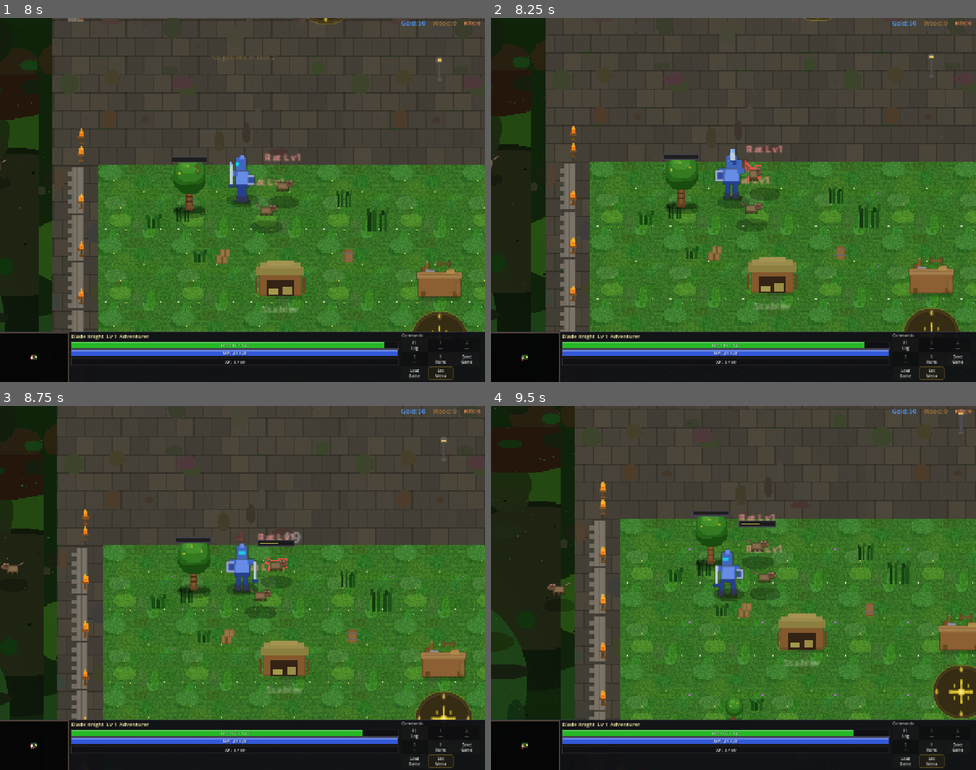
Above: before the commit, frames 1-4 (two rows, left to right).
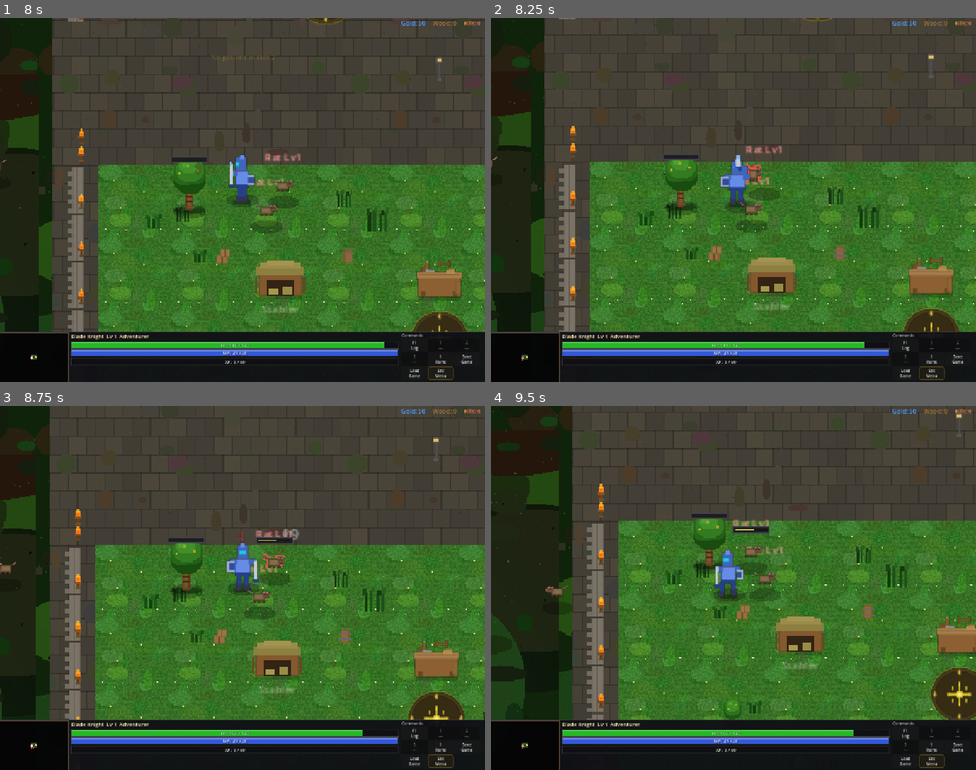
Above: after the commit, the same moments.

Repository: slxny/legends-open-rpg
Game: Godot game, scene res://scenes/main.tscn
The game is run twice, just before and just after one commit, with the same random seed, the same clock (stepped at 60 frames per second) and the same inputs.
Inputs (mouse positions are in pixels of both pictures, inside the frame that each line leads up to):
- Up to frame 1 (8 s): tap Enter at 0.5 s; move the mouse to (349, 181) at 0.52 s; hold D (move_right) 0.53-1.25 s; hold Space (attack) 0.53-1.25 s; click (349, 181) at 0.67 s; drag from (145, 218) to (218, 272) at 1.27 s; move the mouse to (33, 356) at 2.02 s; hold D (move_right) 2.03-2.75 s; hold Space (attack) 2.03-2.75 s; tap E (ability_2) at 2.1 s; click (33, 356) at 2.17 s; drag from (218, 272) to (451, 94) at 2.77 s; move the mouse to (388, 254) at 3.52 s; hold A (move_left) 3.53-4.25 s; hold Space (attack) 3.53-4.25 s; tap F (interact) at 3.6 s; click (388, 254) at 3.67 s; drag from (97, 145) to (431, 360) at 4.27 s; move the mouse to (266, 200) at 5.02 s; hold S (move_down) 5.03-5.75 s; hold Space (attack) 5.03-5.75 s; tap 2 at 5.1 s; click (266, 200) at 5.17 s; drag from (4, 254) to (242, 221) at 5.77 s; drag from (48, 178) to (291, 119) at 6.52 s; drag from (140, 367) to (363, 338) at 7.27 s
- Up to frame 2 (8.25 s): move the mouse to (772, 200) at 8.02 s; hold S (move_down) from 8.03 s (still down); hold Space (attack) from 8.03 s (still down); tap E (ability_2) at 8.1 s; click (772, 200) at 8.17 s
- Up to frame 3 (8.75 s): keep holding S (move_down); keep holding Space (attack)
- Up to frame 4 (9.5 s): release S (move_down) at 8.75 s; release Space (attack) at 8.75 s; drag from (505, 588) to (733, 588) at 8.77 s

Frame 1 is identical in both runs. In frame 2, 3.2% of the frame differs, in the area x 0-100%, y 0-87%; in frame 3, 12%; in frame 4, 10%.

Commit message:
v0.84.1: Combat overhaul — Phase 2.1 attack magnetism + lean-in motion
COMBAT FEEL: every basic swing (A/B/C/D/E) now leans the player
slightly toward the locked target on contact, and biases the swing
direction toward the enemy. No more swings that stop just outside
contact range.

- scripts/data/attack_motion_data.gd: per-attack Resource. Fields:
    max_magnetism_angle_deg, max_magnetism_range_mul
    aim_bias (0=none, 1=full snap; 0.45 for A/B, 0.55 for C/D, 0.30 for E)
    motion_distance (px of lean-in)
    motion_duration_sec
    motion_min_gap (skip motion when already in contact range)
    commitment_progress (where steering ends)
    raycast_check_walls (default true)
  apply_preset(rhythm_class) bakes defaults: A/B small lean, C/D/slam
  strongest, E spin only modest, specials/charged suppressed.

- player.gd: _apply_attack_motion(target, raw_dir, rhythm_class)
  helper. Computes biased direction (lerp toward target.normalized),
  raycasts forward distance, fires a short Tween on global_position
  if path is clear. Called from _do_melee_attack for swing_idx 0-4.
  CharacterBody2D.velocity / move_and_slide() ownership unchanged.

- Smoke: fixed timing on poise post-break-immunity test (0.85s wait
  instead of 1.2s) so the immunity window check is reliable in
  headless. All PASS.

Headless: smoke all PASS, parse clean. Grep guard CLEAN.

Co-Authored-By: Claude Opus 4.7 (1M context) <noreply@anthropic.com>

Diff:
--- a/scenes/player/player.gd
+++ b/scenes/player/player.gd
@@ -3,8 +3,10 @@
 # Phase 1A.5 — typed combat foundation (no class_name to keep autoload boot order safe).
 const AttackClockCls = preload("res://scripts/combat/attack_clock.gd")
 const AttackTimingsCls = preload("res://scripts/data/attack_timings.gd")
+const AttackTimingDataCls = preload("res://scripts/data/attack_timing_data.gd")
 const HitEventCls = preload("res://scripts/combat/hit_event.gd")
 const CameraShake2DCls = preload("res://scripts/combat/camera_shake_2d.gd")
+const AttackMotionDataCls = preload("res://scripts/data/attack_motion_data.gd")
 
 signal attacked(target: Node2D)
 
@@ -2744,24 +2746,29 @@
 	var tween = create_tween()
 	match swing_idx:
 		0:  # A: left-to-right slash — MIGRATED (Phase 1A.5a): AttackClock drives contact timing
+			dir = _apply_attack_motion(target, dir, AttackTimingDataCls.RhythmClass.CORE_A)
 			_anim_swing_horizontal(tween, frames, base_pos, dir, perp, target, result, 1.0, true)
 			_start_basic_horizontal_clock(AttackTimingsCls.swing_a(), target, dir, 1.0)
 		1:  # B: right-to-left backhand — MIGRATED (Phase 1A.5b)
+			dir = _apply_attack_motion(target, dir, AttackTimingDataCls.RhythmClass.CORE_B)
 			_anim_swing_horizontal(tween, frames, base_pos, dir, perp, target, result, -1.0, true)
 			_start_basic_horizontal_clock(AttackTimingsCls.swing_b(), target, dir, -1.0)
 		2:  # C: overhead chop — MIGRATED (Phase 1A.5c). FINISHER_C rhythm class.
+			dir = _apply_attack_motion(target, dir, AttackTimingDataCls.RhythmClass.FINISHER_C)
 			_anim_overhead_chop(tween, frames, base_pos, dir, target, result, true)
 			_start_overhead_chop_clock(AttackTimingsCls.swing_c(), target, dir)
 			# Phase 1A.6: C is the finisher — reset combo so next press is A again.
 			_combo_index = 0
 			_last_dir_category = ""
 		3:  # D: upward thrust — MIGRATED (Phase 1A.5d). EXTENSION_D.
+			dir = _apply_attack_motion(target, dir, AttackTimingDataCls.RhythmClass.EXTENSION_D)
 			_anim_upward_thrust(tween, frames, base_pos, dir, target, result, true)
 			_start_upward_thrust_clock(AttackTimingsCls.swing_d(), target, dir)
 			# Phase 1A.6: D is a higher-commitment extension — reset combo.
 			_combo_index = 0
 			_last_dir_category = ""
 		4:  # E: spin slash — MIGRATED (Phase 1A.5e). EXTENSION_E (wide attack).
+			dir = _apply_attack_motion(target, dir, AttackTimingDataCls.RhythmClass.EXTENSION_E)
 			_anim_spin_slash(tween, frames, base_pos, dir, target, result, true)
 			_start_spin_slash_clock(AttackTimingsCls.swing_e(), target, dir)
 			# Phase 1A.6: E is a higher-commitment extension — reset combo.
@@ -2802,6 +2809,52 @@
 	# Return to idle
 	tween.tween_interval(0.05)
 	_anim_return_to_idle(tween, base_pos)
+
+
+# Phase 2.1 — apply magnetism (aim bias) + lean-in motion at swing start.
+# Returns the (possibly biased) attack direction. Spawns a small Tween on
+# self.global_position for the lean-in. Honors raycast wall check so the
+# player never slides through geometry.
+func _apply_attack_motion(target: Node2D, raw_dir: Vector2, rhythm_class: int) -> Vector2:
+	if not is_instance_valid(target):
+		return raw_dir
+	var motion = AttackMotionDataCls.new().apply_preset(rhythm_class)
+	var dir := raw_dir
+	# Aim bias toward target — slight steering so the swing arcs onto the
+	# enemy even if the player's stick / mouse was a bit off.
+	if float(motion.aim_bias) > 0.001:
+		var to_target := (target.global_position - global_position)
+		if to_target.length() > 1.0:
+			var aim_to := to_target.normalized()
+			# Lerp then renormalize — preserves length 1.
+			dir = raw_dir.lerp(aim_to, float(motion.aim_bias)).normalized()
+
+	# Lean-in motion. Skipped when the swing has its own physics movement
+	# (specials / charged) or when the player is already in contact range.
+	if float(motion.motion_distance) <= 0.01:
+		return dir
+	var gap: float = global_position.distance_to(target.global_position)
+	if gap <= float(motion.motion_min_gap):
+		return dir
+	var lean_dist: float = min(float(motion.motion_distance), gap - float(motion.motion_min_gap))
+	if lean_dist <= 1.0:
+		return dir
+	var end_pos := global_position + dir * lean_dist
+	# Wall check — abort motion if the lean-in would push us into geometry.
+	if bool(motion.raycast_check_walls):
+		var space := get_world_2d().direct_space_state
+		var query := PhysicsRayQueryParameters2D.create(global_position, end_pos)
+		query.collision_mask = collision_mask
+		query.exclude = [self]
+		var hit = space.intersect_ray(query)
+		if not hit.is_empty():
+			return dir
+	# Move the player body with a short Tween. _physics_process keeps
+	# running so collision, knockback, and movement input remain coherent.
+	var lean_tween := create_tween()
+	lean_tween.set_trans(Tween.TRANS_QUAD).set_ease(Tween.EASE_OUT)
+	lean_tween.tween_property(self, "global_position", end_pos, float(motion.motion_duration_sec))
+	return dir
 
 
 # Phase 1A.5 — generic AttackClock runner.
--- a/scenes/ui/changelog_dialog.gd
+++ b/scenes/ui/changelog_dialog.gd
@@ -9,9 +9,21 @@
 var _is_visible: bool = false
 var _is_mobile: bool = false
 
-const GAME_VERSION := "v0.84.0"
+const GAME_VERSION := "v0.84.1"
 
 const CHANGELOG: Array[Dictionary] = [
+	{
+		"version": "v0.84.1",
+		"title": "Combat overhaul — Phase 2.1 attack magnetism + lean-in motion",
+		"date": "2026-06-14",
+		"entries": [
+			"COMBAT FEEL: every basic swing (A/B/C/D/E) now leans the player slightly toward the locked target on contact, and biases the swing direction toward the enemy. No more swings that 'stop just outside contact range'.",
+			"Aim bias: 0.45 for A/B, 0.55 for C-finisher/D/uppercut/slam — the swing arcs onto the enemy even if the stick / mouse was a few degrees off. Spin (E) only 0.30 — spins are meant to pivot, not lock.",
+			"Lean-in motion: 18 px for A/B, 22–30 px for C/D/uppercut/slam. Only fires when the target is at least 18 px beyond contact range (no slide-past). Raycast against walls — never pushes the player through geometry.",
+			"Specials and charged slash unchanged — they already do their own physics-aware movement.",
+			"Internal: AttackMotionData Resource per rhythm class. player.gd's _apply_attack_motion runs at the start of each basic swing in _do_melee_attack and returns the biased direction. Uses a short Tween on global_position with collision raycast. CharacterBody2D.velocity / move_and_slide() ownership unchanged.",
+		]
+	},
 	{
 		"version": "v0.84.0",
 		"title": "Combat overhaul — Phase 2.0 Poise & stagger break",
--- /dev/null
+++ b/scripts/data/attack_motion_data.gd
@@ -0,0 +1,75 @@
+extends Resource
+class_name AttackMotionData
+
+## Phase 2.1: per-attack target-assist + forward-motion data (plan §5 2.1).
+##
+## Drives two systems at swing start:
+##   1. Magnetism — slightly rotate the swing direction toward a scored
+##      target so attacks that *should* land actually land.
+##   2. Lean-in motion — short collision-aware Tween on global_position
+##      so the attack feels committed instead of "stopping just outside
+##      contact range".
+##
+## player.gd remains the sole writer of CharacterBody2D.velocity /
+## move_and_slide(). The Tween writes global_position with a raycast
+## guard against walls — never penetrates collision.
+
+@export var max_magnetism_angle_deg: float = 45.0  # cone half-angle for target selection
+@export var max_magnetism_range_mul: float = 1.5   # × stats.attack_range
+## 0 = no aim bias, 1 = full snap to target. 0.45 is a comfortable assist.
+@export_range(0.0, 1.0) var aim_bias: float = 0.45
+@export var motion_distance: float = 22.0          # pixels of forward lean-in
+@export var motion_duration_sec: float = 0.10
+## Only apply motion if the player-to-target distance exceeds this. Stops
+## the swing from sliding past an enemy who is already in contact range.
+@export var motion_min_gap: float = 18.0
+## After this progress threshold the attack is committed — no further
+## steering / motion applies. Unused by the basic swings (motion is
+## front-loaded), present for completeness.
+@export_range(0.0, 1.0) var commitment_progress: float = 0.55
+## Walls block lean-in. When false, motion fires regardless of obstacles.
+@export var raycast_check_walls: bool = true
+
+
+# Per-attack defaults — tuned so the lean-in is just visible without
+# turning every swing into a dash. apply_preset chooses by rhythm class.
+func apply_preset(rhythm_class: int) -> AttackMotionData:
+	# RhythmClass: CORE_A=0, CORE_B=1, FINISHER_C=2, EXTENSION_D=3,
+	#              EXTENSION_E=4, BRANCH_SLAM=5, BRANCH_UPPERCUT=6,
+	#              BRANCH_SPIN=7, SPECIAL=8, CHARGED=9.
+	match rhythm_class:
+		0, 1:  # A, B — small lean-in
+			motion_distance = 18.0
+			motion_duration_sec = 0.08
+			aim_bias = 0.45
+		2:  # C finisher — slightly stronger lean-in
+			motion_distance = 28.0
+			motion_duration_sec = 0.10
+			aim_bias = 0.55
+		3:  # D thrust — strongest forward
+			motion_distance = 30.0
+			motion_duration_sec = 0.10
+			aim_bias = 0.55
+		4:  # E spin — wide, less forward (pivot in place)
+			motion_distance = 12.0
+			motion_duration_sec = 0.08
+			aim_bias = 0.30
+		5:  # slam — strong vertical commitment
+			motion_distance = 26.0
+			motion_duration_sec = 0.10
+			aim_bias = 0.55
+		6:  # uppercut
+			motion_distance = 22.0
+			motion_duration_sec = 0.10
+			aim_bias = 0.55
+		7:  # branch spin
+			motion_distance = 14.0
+			motion_duration_sec = 0.08
+			aim_bias = 0.35
+		_:
+			# Specials / charged already do their own physics-aware
+			# movement. Suppress generic motion.
+			motion_distance = 0.0
+			motion_duration_sec = 0.05
+			aim_bias = 0.20
+	return self
--- a/tests/smoke/combat_smoke.gd
+++ b/tests/smoke/combat_smoke.gd
@@ -605,8 +605,9 @@
 	var ignored = comp.take_poise_damage(50.0, true)
 	_check("damage during break ignored", not ignored)
 
-	# Wait for vulnerability to end (600 ms + headless slack).
-	await get_tree().create_timer(1.2).timeout
+	# Wait past vulnerability (600 ms) but stay inside the post-break
+	# immunity window (also 600 ms). Test the immunity gate next.
+	await get_tree().create_timer(0.85).timeout
 	_check("poise_recovered signal fired", recovered_fired[0])
 	_check("not vulnerable after recovery", not comp.is_vulnerable())
 	_check("poise restored to capacity after break", abs(comp.current() - 15.0) < 0.01)
